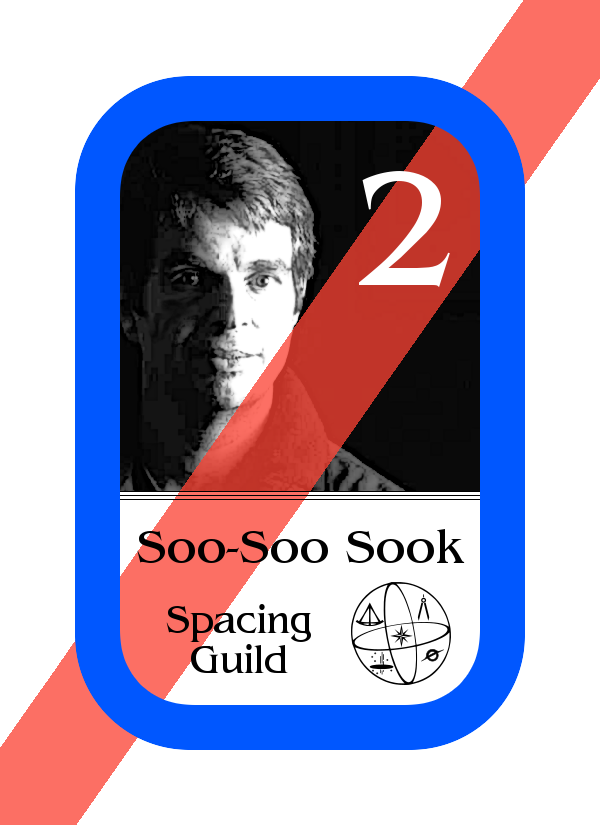
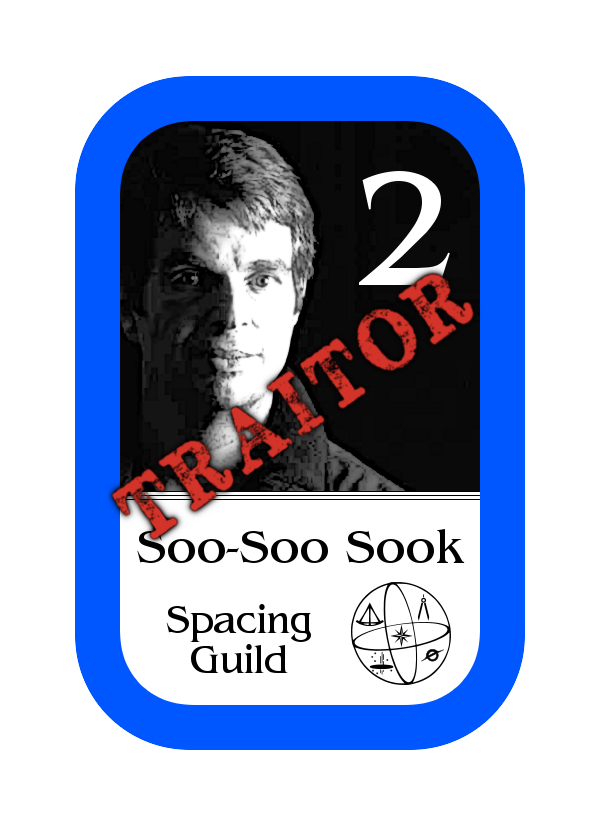
Two versions of the same layered image (600x825). Layer-by-layer changes:
added group "traitor group copy" with 3 layers above "rectangle" over <box>108,262,482,551</box>
added layer "TRAITOR rotated" in group "traitor group copy" over <box>111,272,475,541</box>
added layer "TRAITOR rotated, shadow #1" in group "traitor group copy" over <box>108,262,482,551</box>
hid "red sash" over <box>0,0,600,825</box>
